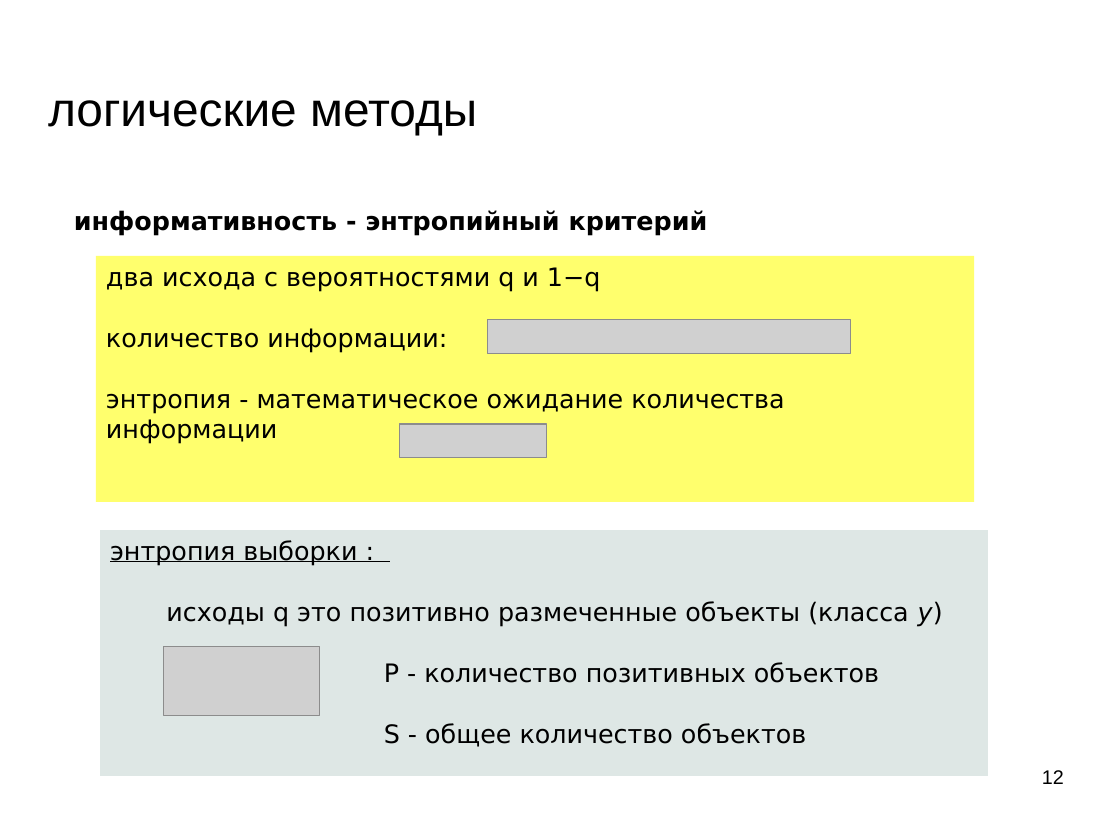
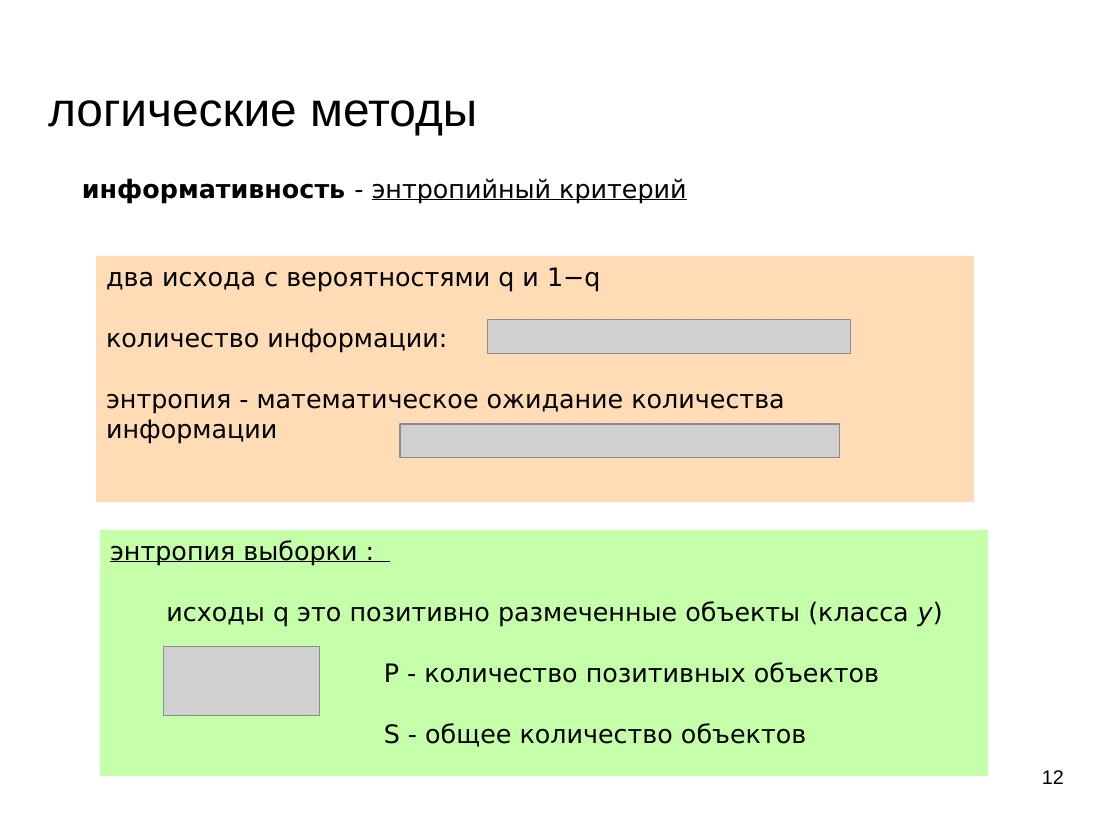
Before and after one commit to mechanoid5/ml_lectorium_legacy, a slide deck: slide 12 of 12-logical.odp. Drawn at 1120x840 pixels with LibreOffice and Linux fonts; fonts in the diff are those of the drawing; grey boxes stand for pictures; background and template pictures are left out. Boxes give left, top, right and bottom in pixels: in the first picture for what was removed or moved away, otherwise in the second. Text is boxed around its words. In the diff, an @@ line names an element or a change of style, - is before the commit and + after.

```diff
--- a/12-logical.odp
+++ b/12-logical.odp
@@ text "информативность - энтропийный критерий": place and size @@
-text "информативность - энтропийный критерий" at (74,210,708,236)
+text "информативность - энтропийный критерий" at (82,178,686,204)
@@ text "информативность - энтропийный критерий" at (82,178,686,204): bold off in "- энтропийный критерий"; underline on in "энтропийный критерий" @@
@@ rectangle "два исхода с вероятностями q ..." at (97,256,975,502): fill #FFFF6D to #FFDBB6 @@
@@ picture: place and size @@
-picture at (400,424,547,457)
+picture at (400,424,841,457)
@@ rectangle "энтропия выборки :" at (101,531,989,776): fill #DEE7E5 to #C5FFAA @@
```
Also in this commit, not shown: 7 other slides changed, 9 slides removed, 2 other files.
